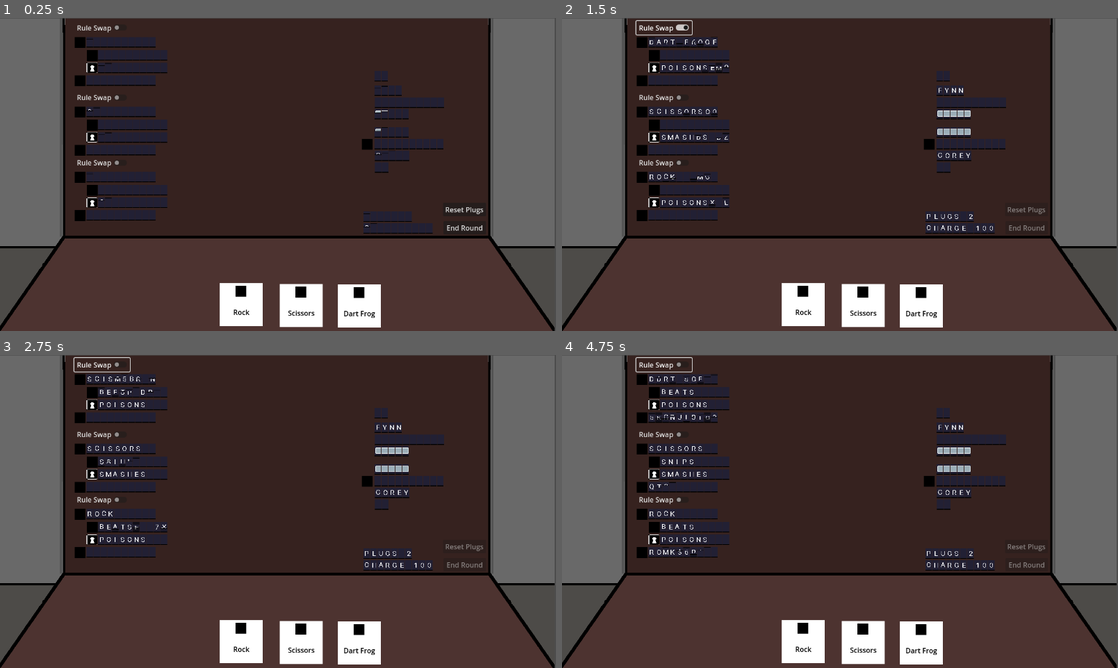
Above: before the commit, frames 1-4 (two rows, left to right).
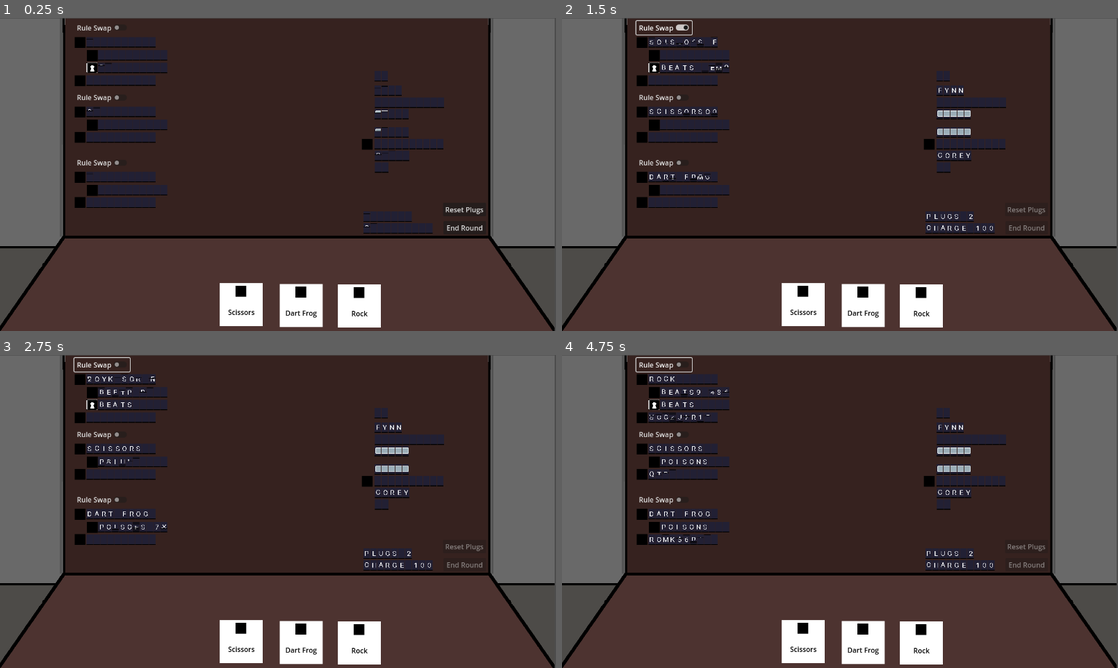
Above: after the commit, the same moments.

Repository: coreytbyrne/RPSGame
Game: Godot game, scene res://game_scenes/encounter/encounter.tscn
Two runs of this game, one before a commit and one after it. Both use one fixed random seed, a clock stepped at 60 frames per second and the inputs below. This scene is started directly instead of the project's main scene. The engine's default icon, where the game draws it, is replaced by a stand-in: a white triangle on a blue panel in a dark square.
Inputs (mouse positions are in pixels of both pictures, inside the frame that each line leads up to):
- Up to frame 1 (0.25 s): no input
- Up to frame 2 (1.5 s): click "End Round" at 0.5 s; click "Rule Swap" at 1.25 s
- Up to frame 3 (2.75 s): click "Rule Swap" at 2 s
- Up to frame 4 (4.75 s): click "Rule Swap" at 2.75 s; tap Enter at 3.5 s; move the mouse to (639, 380) at 3.52 s; press the mouse at (639, 380) at 3.53 s; move the mouse to (656, 392) at 4.27 s; release the mouse at (656, 392) at 4.28 s; click (656, 392) at 4.35 s

The runs differ from the first frame. In frame 1, 0.7% of the frame differs, in the area x 13-68%, y 14-96%; in frame 2, 0.9%; in frame 3, 1.0%; in frame 4, 1.3%, in the area x 13-68%, y 6-96%.

Commit message:
Fixed dosage bug
- B2B dosage updates often overridden. Resolved by separating setting function into standalone and adding an await

Diff:
--- a/entities/participant/participant.gd
+++ b/entities/participant/participant.gd
@@ -6,10 +6,10 @@
 @export var spinner_status_scene:PackedScene
 @export var participant_name:String
 
-@onready var dosage:int = 0:
-	set(value):
-		spinner_dose_node.update_dose_value(value)
-		dosage = value
+@onready var dosage:int = 0#:
+	#set(value):
+		#spinner_dose_node.update_dose_value(value)
+		#dosage = value
 
 @onready var max_dosage:int = 5:
 	set(value):
@@ -32,6 +32,8 @@
 		has_reverse = value
 var play_history:Dictionary[GameplayUtils.OBJECT, int]
 
+
+
 enum TYPE {PLAYER, OPPONENT}
 
 func _ready() -> void:
@@ -53,3 +55,8 @@
 func add_to_play_history(obj:GameplayUtils.OBJECT) -> void:
 	var current_count:int = play_history.get_or_add(obj, 0)
 	play_history[obj] = current_count + 1
+
+
+func update_dose(dose_change:int) -> void:
+	dosage += dose_change
+	await spinner_dose_node.update_dose_value(dosage)
--- a/entities/spinner_tile/spinner_tile.gd
+++ b/entities/spinner_tile/spinner_tile.gd
@@ -51,6 +51,10 @@
 
 
 func spin_to_symbol(symbol:Texture, num_spins:int) -> void:
+	if $AnimationPlayer.is_playing():
+		await $AnimationPlayer.animation_finished
+
+
 	if symbol == null:
 		spin_to_letter("", num_spins)
 		return
--- a/game_scenes/encounter/encounter_configs/test_encounter.tres
+++ b/game_scenes/encounter/encounter_configs/test_encounter.tres
@@ -7,33 +7,31 @@
 [ext_resource type="Script" uid="uid://cfk5nrkdvl5ig" path="res://entities/rule/rule_configs/rule_configs.gd" id="5_ko5nk"]
 [ext_resource type="Resource" uid="uid://cb3gmitt1e1ge" path="res://entities/cartridge/configs/dart_frog_cartridge.tres" id="5_y41la"]
 
-[sub_resource type="Resource" id="Resource_y41la"]
-script = ExtResource("5_ko5nk")
-left_object = 4
-effect = 1
-right_object = 3
-constant_effect = 5
-metadata/_custom_type_script = "uid://cfk5nrkdvl5ig"
-
-[sub_resource type="Resource" id="Resource_p0vx0"]
-script = ExtResource("5_ko5nk")
-left_object = 3
-effect = 1
-right_object = 1
-constant_effect = 2
-metadata/_custom_type_script = "uid://cfk5nrkdvl5ig"
-
-[sub_resource type="Resource" id="Resource_p3r7q"]
+[sub_resource type="Resource" id="Resource_ko5nk"]
 script = ExtResource("5_ko5nk")
 left_object = 1
 effect = 1
+right_object = 3
+constant_effect = 1
+metadata/_custom_type_script = "uid://cfk5nrkdvl5ig"
+
+[sub_resource type="Resource" id="Resource_ln0t5"]
+script = ExtResource("5_ko5nk")
+left_object = 3
+effect = 8
 right_object = 4
-constant_effect = 5
+metadata/_custom_type_script = "uid://cfk5nrkdvl5ig"
+
+[sub_resource type="Resource" id="Resource_rmxvs"]
+script = ExtResource("5_ko5nk")
+left_object = 4
+effect = 5
+right_object = 1
 metadata/_custom_type_script = "uid://cfk5nrkdvl5ig"
 
 [resource]
 script = ExtResource("2_nn4yx")
-player_cartridges = Array[ExtResource("1_v7cu4")]([ExtResource("2_ko5nk"), ExtResource("4_ln0t5"), ExtResource("5_y41la")])
+player_cartridges = Array[ExtResource("1_v7cu4")]([ExtResource("4_ln0t5"), ExtResource("5_y41la"), ExtResource("2_ko5nk")])
 opponent_cartridges = Array[ExtResource("1_v7cu4")]([ExtResource("2_ko5nk"), ExtResource("5_y41la"), ExtResource("4_ln0t5")])
-rules = Array[ExtResource("5_ko5nk")]([SubResource("Resource_y41la"), SubResource("Resource_p0vx0"), SubResource("Resource_p3r7q")])
+rules = Array[ExtResource("5_ko5nk")]([SubResource("Resource_ko5nk"), SubResource("Resource_ln0t5"), SubResource("Resource_rmxvs")])
 metadata/_custom_type_script = "uid://qhm0afqsyma5"
--- a/utilities/rule_resolver.gd
+++ b/utilities/rule_resolver.gd
@@ -80,7 +80,7 @@
 	(func(): rule_resolved.emit()).call_deferred()
 
 func beats(winner:Participant, loser:Participant) -> void:
-	loser.dosage += 1
+	await loser.update_dose(1)
 	print("%s's dosage increased! They're now at %d/%d!" % [loser.participant_name, loser.dosage, loser.max_dosage])
 
 
@@ -135,7 +135,7 @@
 	print("%s poisoned %s!" % [winner.participant_name, loser.participant_name])
 
 	add_future(2, loser, Future.TRIGGER_TIME.PER_ROUND,
-	func(targ:Participant):targ.dosage += 1;print("%s took poison damage!" % loser.participant_name))
+	func(targ:Participant):await targ.update_dose(1);print("%s took poison damage!" % loser.participant_name))
 
 
 
